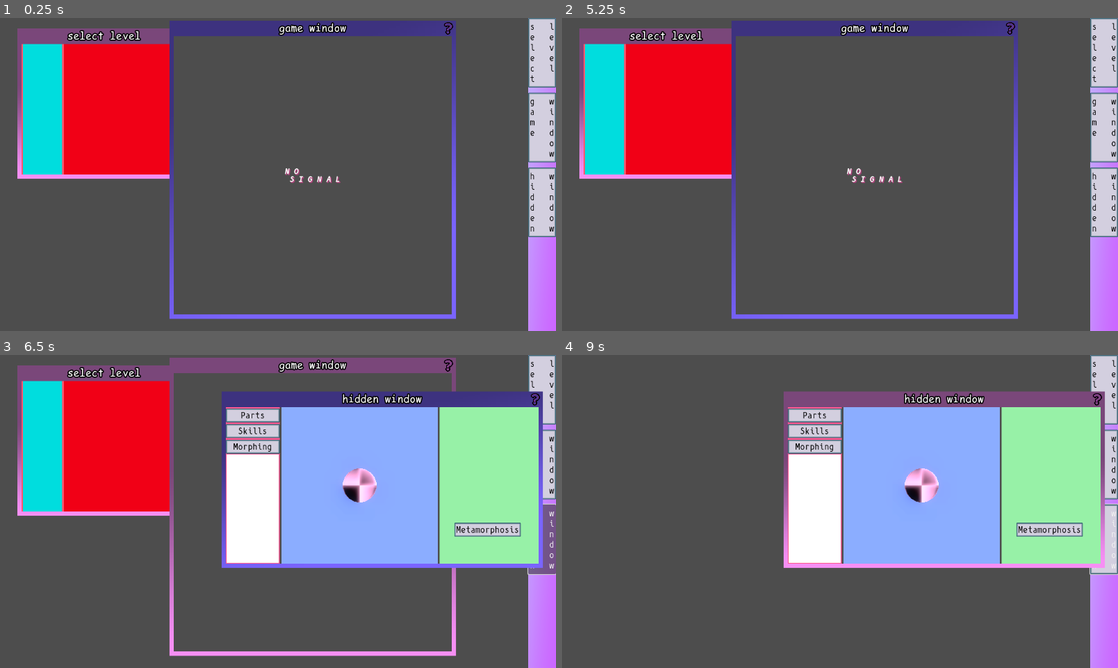
Above: before the commit, frames 1-4 (two rows, left to right).
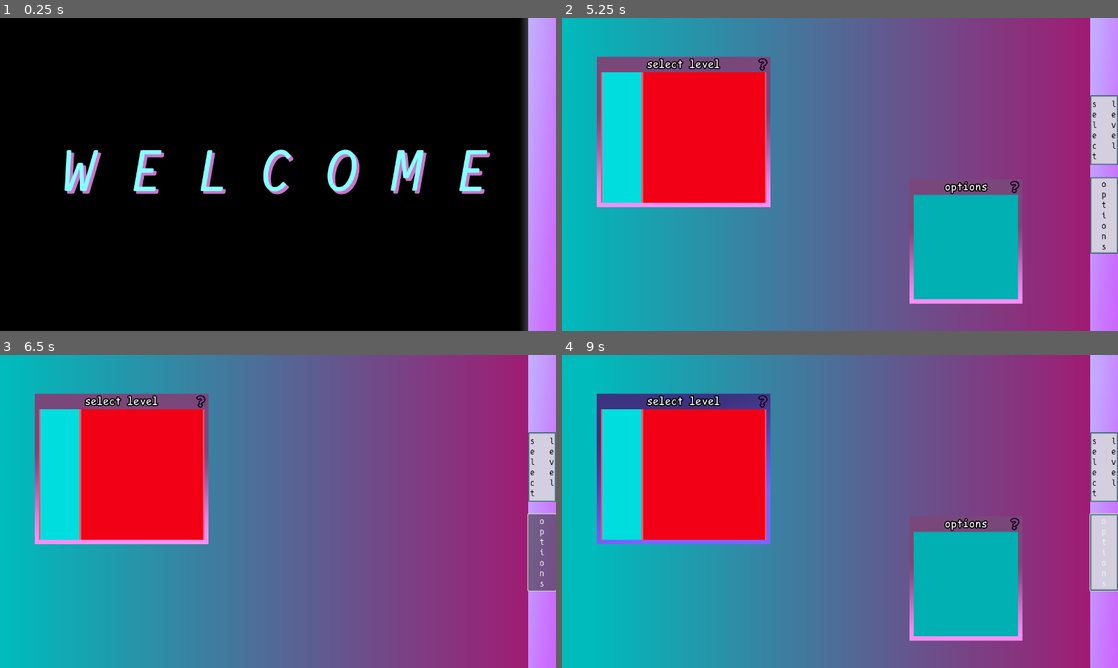
Above: after the commit, the same moments.

Repository: ktosox/GWJ77-Metamorphosis
Game: Godot game, scene res://game.tscn
Same seed, same stepped clock (60 frames per second), same inputs: the game is played once before the commit and once after it.
Inputs (mouse positions are in pixels of both pictures, inside the frame that each line leads up to):
- Up to frame 1 (0.25 s): no input
- Up to frame 2 (5.25 s): tap Enter (ui_accept) at 0.5, 1.52, 1.55, 1.82, 2.3, 2.85, 3.02, 3.32, 3.77, 3.8, 4.07, 4.52, 4.55, 4.82 s; move the mouse to (962, 158) at 0.52 s; hold D (Move_Right) 0.53-1.28 s; hold Enter (ui_accept) 0.53-1.28 s; click (962, 158) at 0.67 s; move the mouse to (728, 190) at 1.27 s; hold S (Move_Down) 1.28-2.03 s; click (728, 190) at 1.35 s; move the mouse to (895, 105) at 2.02 s; hold D (Move_Right) 2.03-2.78 s; hold Right mouse button (RMB) 2.03-2.78 s; move the mouse to (812, 237) at 2.77 s; hold W (Move_Up) 2.78-3.53 s; click (812, 237) at 2.92 s; move the mouse to (1006, 221) at 3.52 s; press the mouse at (1006, 221) at 3.53 s; hold A (Move_Left) 3.53-5.03 s; move the mouse to (673, 127) at 4.27 s; release the mouse at (673, 127) at 4.28 s; right-click (673, 127) at 4.35 s; move the mouse to (867, 174) at 5.02 s; hold S (Move_Down) from 5.03 s (still down); hold Enter (ui_accept) from 5.03 s (still down); click (867, 174) at 5.17 s
- Up to frame 3 (6.5 s): release S (Move_Down) at 5.75 s; release Enter (ui_accept) at 5.75 s; click (544, 552) at 5.75 s, where only the run after the commit has a clickable "o p t i o n s"
- Up to frame 4 (9 s): click "s l e e l v e e c l t" at 6.5 s; click (1106, 464) at 7.25 s, where only the run before the commit has a clickable "g w a i m n e d o w"; click (1106, 539) at 8 s, where only the run before the commit has a clickable "h w i i d n d d e o n w"; tap Enter (ui_accept) at 8.75 s; move the mouse to (756, 433) at 8.77 s; hold D (Move_Right) from 8.78 s (still down); click (756, 433) at 8.85 s

The runs differ from the first frame. In frame 1, 98% of the frame differs, in the area x 0-100%, y 0-100%; in frame 2, 90%; in frame 3, 90%; in frame 4, 97%.

Commit message:
adding a starting animation suddenly caused the editor to crash
sanity level dropping fast

Diff:
--- a/Game/construction_mechanic/player_building.tscn
+++ b/Game/construction_mechanic/player_building.tscn
@@ -2,6 +2,33 @@
 
 [ext_resource type="Script" path="res://construction_mechanic/player_building.gd" id="1_0ehik"]
 [ext_resource type="PackedScene" uid="uid://803o0r8ipwb2" path="res://construction_mechanic/small_ball_body.tscn" id="2_a1t5w"]
+
+[sub_resource type="Animation" id="Animation_stpm2"]
+length = 0.001
+tracks/0/type = "value"
+tracks/0/imported = false
+tracks/0/enabled = true
+tracks/0/path = NodePath(".:scale")
+tracks/0/interp = 1
+tracks/0/loop_wrap = true
+tracks/0/keys = {
+"times": PackedFloat32Array(0),
+"transitions": PackedFloat32Array(1),
+"update": 0,
+"values": [Vector3(1, 1, 1)]
+}
+tracks/1/type = "value"
+tracks/1/imported = false
+tracks/1/enabled = true
+tracks/1/path = NodePath(".:rotation")
+tracks/1/interp = 1
+tracks/1/loop_wrap = true
+tracks/1/keys = {
+"times": PackedFloat32Array(0),
+"transitions": PackedFloat32Array(1),
+"update": 0,
+"values": [Vector3(0, 0, 0)]
+}
 
 [sub_resource type="Animation" id="Animation_clroa"]
 resource_name = "new_animation"
@@ -29,33 +56,6 @@
 "transitions": PackedFloat32Array(0.5, -2, 1),
 "update": 0,
 "values": [Vector3(0, 0, 0), Vector3(6.28319, 6.28319, 6.28319), Vector3(-6.28319, -6.28319, -6.28319)]
-}
-
-[sub_resource type="Animation" id="Animation_stpm2"]
-length = 0.001
-tracks/0/type = "value"
-tracks/0/imported = false
-tracks/0/enabled = true
-tracks/0/path = NodePath(".:scale")
-tracks/0/interp = 1
-tracks/0/loop_wrap = true
-tracks/0/keys = {
-"times": PackedFloat32Array(0),
-"transitions": PackedFloat32Array(1),
-"update": 0,
-"values": [Vector3(1, 1, 1)]
-}
-tracks/1/type = "value"
-tracks/1/imported = false
-tracks/1/enabled = true
-tracks/1/path = NodePath(".:rotation")
-tracks/1/interp = 1
-tracks/1/loop_wrap = true
-tracks/1/keys = {
-"times": PackedFloat32Array(0),
-"transitions": PackedFloat32Array(1),
-"update": 0,
-"values": [Vector3(0, 0, 0)]
 }
 
 [sub_resource type="AnimationLibrary" id="AnimationLibrary_kibos"]
--- a/Game/game.gd
+++ b/Game/game.gd
@@ -47,7 +47,12 @@
 
 
 
-
+func start_game() -> void:
+	$PanelTexture/Layout/SelectLevelButton.visible = true
+	$PanelTexture/Layout/OptionsWindowButton.visible = true
+	$SelectLevel.visible = true
+	$OptionsWindow.visible = true
+	pass
 
 
 func _on_select_level_button_pressed() -> void:
@@ -67,3 +72,8 @@
 func _on_hidden_window_button_pressed() -> void:
 	$HiddenWindow.visible = !$HiddenWindow.visible
 	pass # Replace with function body.
+
+
+func _on_options_window_button_pressed() -> void:
+	$OptionsWindow.visible = !$OptionsWindow.visible
+	pass # Replace with function body.
--- a/Game/game.tscn
+++ b/Game/game.tscn
@@ -1,10 +1,20 @@
-[gd_scene load_steps=8 format=3 uid="uid://3s00a7q88gky"]
+[gd_scene load_steps=15 format=3 uid="uid://3s00a7q88gky"]
 
 [ext_resource type="Theme" uid="uid://dbotcsipmht72" path="res://interface/main_theme.tres" id="1_8ojrk"]
 [ext_resource type="Script" path="res://game.gd" id="1_oho4n"]
 [ext_resource type="PackedScene" uid="uid://mv7gh2u28mg5" path="res://construction_mechanic/player_construction.tscn" id="1_wgv3v"]
+[ext_resource type="FontFile" uid="uid://bart7fupiyr0l" path="res://resources/fonts/simply_mono_2/SimplyMono-BookOblique.ttf" id="3_cucsq"]
 [ext_resource type="Script" path="res://interface/window.gd" id="3_mw1gv"]
 [ext_resource type="PackedScene" uid="uid://bg8jt5dej20l1" path="res://path_mechanic/path_selection_screen.tscn" id="4_ko2fr"]
+
+[sub_resource type="Gradient" id="Gradient_0pjls"]
+
+[sub_resource type="GradientTexture2D" id="GradientTexture2D_64bat"]
+gradient = SubResource("Gradient_0pjls")
+width = 128
+height = 4
+fill_from = Vector2(0, 0.5)
+fill_to = Vector2(1, 0.5)
 
 [sub_resource type="Gradient" id="Gradient_gfmeh"]
 interpolation_mode = 2
@@ -16,6 +26,123 @@
 fill_from = Vector2(1, 1)
 fill_to = Vector2(0, 0)
 
+[sub_resource type="Animation" id="Animation_uvmom"]
+length = 0.001
+tracks/0/type = "value"
+tracks/0/imported = false
+tracks/0/enabled = true
+tracks/0/path = NodePath("Welcome:texture:fill_from")
+tracks/0/interp = 1
+tracks/0/loop_wrap = true
+tracks/0/keys = {
+"times": PackedFloat32Array(0),
+"transitions": PackedFloat32Array(1),
+"update": 0,
+"values": [Vector2(0, 0.5)]
+}
+tracks/1/type = "value"
+tracks/1/imported = false
+tracks/1/enabled = true
+tracks/1/path = NodePath("Welcome:texture:gradient:colors")
+tracks/1/interp = 1
+tracks/1/loop_wrap = true
+tracks/1/keys = {
+"times": PackedFloat32Array(0),
+"transitions": PackedFloat32Array(1),
+"update": 0,
+"values": [PackedColorArray(0, 0, 0, 1, 1, 1, 1, 1)]
+}
+
+[sub_resource type="Animation" id="Animation_ayow3"]
+resource_name = "loop"
+length = 30.0
+loop_mode = 1
+tracks/0/type = "value"
+tracks/0/imported = false
+tracks/0/enabled = true
+tracks/0/path = NodePath("Welcome:texture:fill_from")
+tracks/0/interp = 1
+tracks/0/loop_wrap = true
+tracks/0/keys = {
+"times": PackedFloat32Array(-0.0333333, 9.2, 21),
+"transitions": PackedFloat32Array(1, -2, -0.5),
+"update": 0,
+"values": [Vector2(0, 0.5), Vector2(0.15, 0.5), Vector2(0.4, 0.5)]
+}
+
+[sub_resource type="Animation" id="Animation_rayii"]
+resource_name = "new_animation"
+length = 6.0
+tracks/0/type = "value"
+tracks/0/imported = false
+tracks/0/enabled = true
+tracks/0/path = NodePath("Welcome:texture:fill_from")
+tracks/0/interp = 1
+tracks/0/loop_wrap = true
+tracks/0/keys = {
+"times": PackedFloat32Array(0, 4),
+"transitions": PackedFloat32Array(1, 1),
+"update": 0,
+"values": [Vector2(1, 0.5), Vector2(0, 0.5)]
+}
+tracks/1/type = "value"
+tracks/1/imported = false
+tracks/1/enabled = true
+tracks/1/path = NodePath("Welcome:texture:gradient:colors")
+tracks/1/interp = 1
+tracks/1/loop_wrap = true
+tracks/1/keys = {
+"times": PackedFloat32Array(0, 2.33333, 5.03333),
+"transitions": PackedFloat32Array(1, 1, 1),
+"update": 0,
+"values": [PackedColorArray(0, 0, 0, 1, 1, 1, 1, 1), PackedColorArray(0, 0, 0, 1, 7.7486e-07, 0.733861, 0.735921, 1), PackedColorArray(7.70092e-07, 0.733861, 0.735921, 1, 0.658824, 0.0784314, 0.439216, 1)]
+}
+tracks/2/type = "value"
+tracks/2/imported = false
+tracks/2/enabled = true
+tracks/2/path = NodePath("StartAniamator:current_animation")
+tracks/2/interp = 1
+tracks/2/loop_wrap = true
+tracks/2/keys = {
+"times": PackedFloat32Array(5.66667),
+"transitions": PackedFloat32Array(1),
+"update": 1,
+"values": [&"loop"]
+}
+tracks/3/type = "value"
+tracks/3/imported = false
+tracks/3/enabled = true
+tracks/3/path = NodePath("Welcome/Label:modulate")
+tracks/3/interp = 1
+tracks/3/loop_wrap = true
+tracks/3/keys = {
+"times": PackedFloat32Array(0, 2.1, 5.2),
+"transitions": PackedFloat32Array(1, 1, 1),
+"update": 0,
+"values": [Color(1, 1, 1, 1), Color(1, 1, 1, 1), Color(1, 1, 1, 0)]
+}
+tracks/4/type = "method"
+tracks/4/imported = false
+tracks/4/enabled = true
+tracks/4/path = NodePath(".")
+tracks/4/interp = 1
+tracks/4/loop_wrap = true
+tracks/4/keys = {
+"times": PackedFloat32Array(5.16667),
+"transitions": PackedFloat32Array(1),
+"values": [{
+"args": [],
+"method": &"start_game"
+}]
+}
+
+[sub_resource type="AnimationLibrary" id="AnimationLibrary_7rh51"]
+_data = {
+"RESET": SubResource("Animation_uvmom"),
+"loop": SubResource("Animation_ayow3"),
+"new_animation": SubResource("Animation_rayii")
+}
+
 [node name="Game" type="Control"]
 layout_mode = 3
 anchors_preset = 15
@@ -25,6 +152,30 @@
 grow_vertical = 2
 theme = ExtResource("1_8ojrk")
 script = ExtResource("1_oho4n")
+
+[node name="Welcome" type="TextureRect" parent="."]
+layout_mode = 1
+anchors_preset = 15
+anchor_right = 1.0
+anchor_bottom = 1.0
+grow_horizontal = 2
+grow_vertical = 2
+texture = SubResource("GradientTexture2D_64bat")
+
+[node name="Label" type="Label" parent="Welcome"]
+modulate = Color(0, 0, 0, 1)
+layout_mode = 0
+offset_left = 150.0
+offset_top = 273.0
+offset_right = 1125.0
+offset_bottom = 430.0
+theme_override_colors/font_color = Color(0.528115, 0.998717, 1, 1)
+theme_override_colors/font_shadow_color = Color(0.8, 0.458824, 0.8, 1)
+theme_override_constants/shadow_offset_x = 6
+theme_override_constants/shadow_offset_y = 6
+theme_override_fonts/font = ExtResource("3_cucsq")
+theme_override_font_sizes/font_size = 128
+text = "W E L C O M E"
 
 [node name="PanelTexture" type="TextureRect" parent="."]
 custom_minimum_size = Vector2(64, 0)
@@ -53,6 +204,7 @@
 alignment = 1
 
 [node name="SelectLevelButton" type="Button" parent="PanelTexture/Layout"]
+visible = false
 custom_minimum_size = Vector2(0, 160)
 layout_mode = 2
 text = "s   l
@@ -68,6 +220,7 @@
 layout_mode = 2
 
 [node name="GameWindowButton" type="Button" parent="PanelTexture/Layout"]
+visible = false
 custom_minimum_size = Vector2(0, 160)
 layout_mode = 2
 text = "g   w
@@ -83,6 +236,7 @@
 layout_mode = 2
 
 [node name="HiddenWindowButton" type="Button" parent="PanelTexture/Layout"]
+visible = false
 custom_minimum_size = Vector2(0, 160)
 layout_mode = 2
 text = "h   w
@@ -98,25 +252,24 @@
 custom_minimum_size = Vector2(0, 4)
 layout_mode = 2
 
-[node name="LinkButton4" type="Button" parent="PanelTexture/Layout"]
+[node name="OptionsWindowButton" type="Button" parent="PanelTexture/Layout"]
 visible = false
 custom_minimum_size = Vector2(0, 160)
 layout_mode = 2
-text = "n
-a
-m
-e
-"
+text = "o
+p
+t
+i
+o
+n
+s"
 autowrap_mode = 2
-
-[node name="Control5" type="Control" parent="PanelTexture/Layout"]
-layout_mode = 2
-size_flags_vertical = 3
 
 [node name="SelectLevel" type="Window" parent="."]
 title = "select level"
-position = Vector2i(50, 60)
+position = Vector2i(90, 125)
 size = Vector2i(380, 300)
+visible = false
 script = ExtResource("3_mw1gv")
 tutorial_scene = NodePath("TutorialGoesHere")
 
@@ -183,6 +336,7 @@
 title = "game window"
 position = Vector2i(400, 42)
 size = Vector2i(640, 640)
+visible = false
 unresizable = true
 script = ExtResource("3_mw1gv")
 tutorial_scene = NodePath("TutorialGoesHere")
@@ -217,6 +371,30 @@
 text = "N O
  S I G N A L"
 
+[node name="OptionsWindow" type="Window" parent="."]
+title = "options"
+position = Vector2i(810, 407)
+size = Vector2i(240, 240)
+visible = false
+script = ExtResource("3_mw1gv")
+tutorial_scene = NodePath("TutorialIGuess")
+
+[node name="TutorialIGuess" type="ColorRect" parent="OptionsWindow"]
+custom_minimum_size = Vector2(240, 240)
+anchors_preset = 15
+anchor_right = 1.0
+anchor_bottom = 1.0
+grow_horizontal = 2
+grow_vertical = 2
+color = Color(4.23551e-06, 0.691915, 0.697463, 1)
+
+[node name="StartAniamator" type="AnimationPlayer" parent="."]
+libraries = {
+"": SubResource("AnimationLibrary_7rh51")
+}
+autoplay = "new_animation"
+
 [connection signal="pressed" from="PanelTexture/Layout/SelectLevelButton" to="." method="_on_select_level_button_pressed"]
 [connection signal="pressed" from="PanelTexture/Layout/GameWindowButton" to="." method="_on_game_window_button_pressed"]
 [connection signal="pressed" from="PanelTexture/Layout/HiddenWindowButton" to="." method="_on_hidden_window_button_pressed"]
+[connection signal="pressed" from="PanelTexture/Layout/OptionsWindowButton" to="." method="_on_options_window_button_pressed"]
